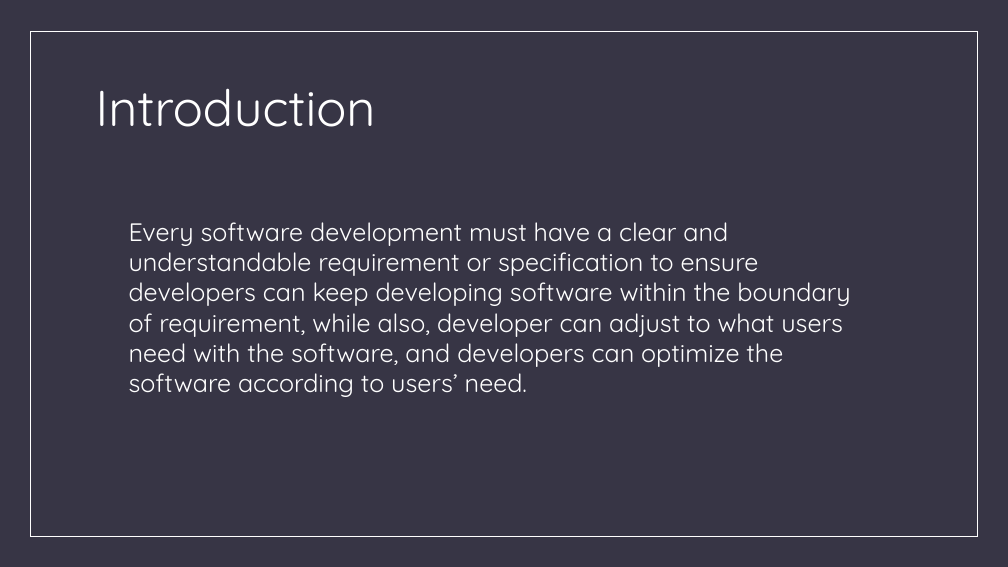
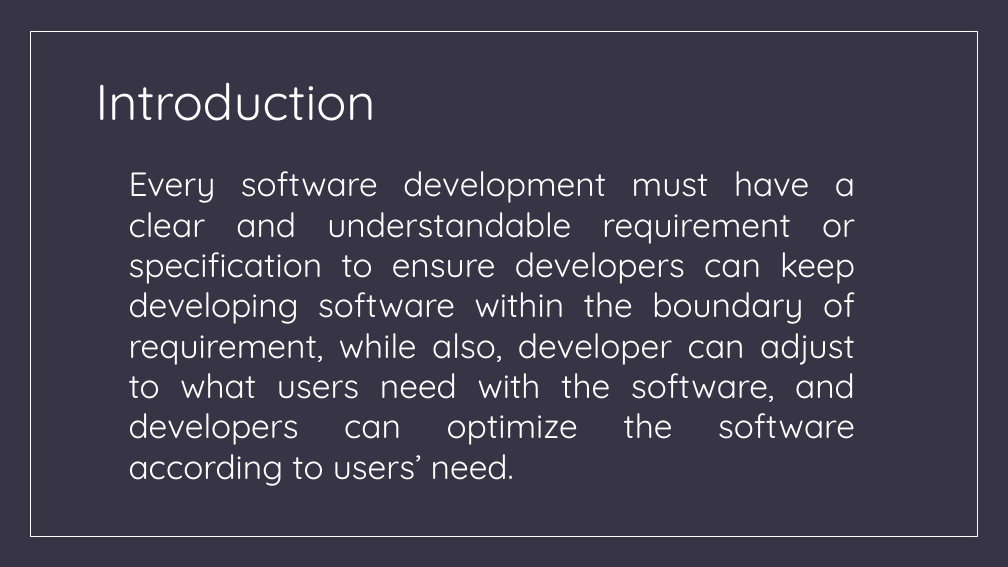
Before and after one commit to aldobagus725/Web-Based-Information-System-for-Micro-Housing-System-in-Kuala-Lumpur, a slide deck: slide 2 of ASS 2 Document/ppt oret oret aldo.pptx. Drawn at 1008x567 pixels with LibreOffice and Linux fonts; fonts in the diff are those of the drawing. Boxes give left, top, right and bottom in pixels: in the first picture for what was removed or moved away, otherwise in the second. Text is boxed around its words. In the diff, an @@ line names an element or a change of style, - is before the commit and + after.

```diff
--- a/ASS 2 Document/ppt oret oret aldo.pptx
+++ b/ASS 2 Document/ppt oret oret aldo.pptx
@@ title "Introduction" moved from (x1=96, y1=88, x2=376, y2=127) to (x1=96, y1=82, x2=376, y2=121) @@
@@ text "Every software development must have ..." moved from (x1=129, y1=222, x2=850, y2=397) to (x1=129, y1=171, x2=855, y2=486) @@
@@ text "Every software development must have ..." at (x1=129, y1=171, x2=855, y2=486): size 24 to 32 pt; alignment left to justified @@
```
Also in this commit, not shown: 1 other slide changed, 4 slides added.
